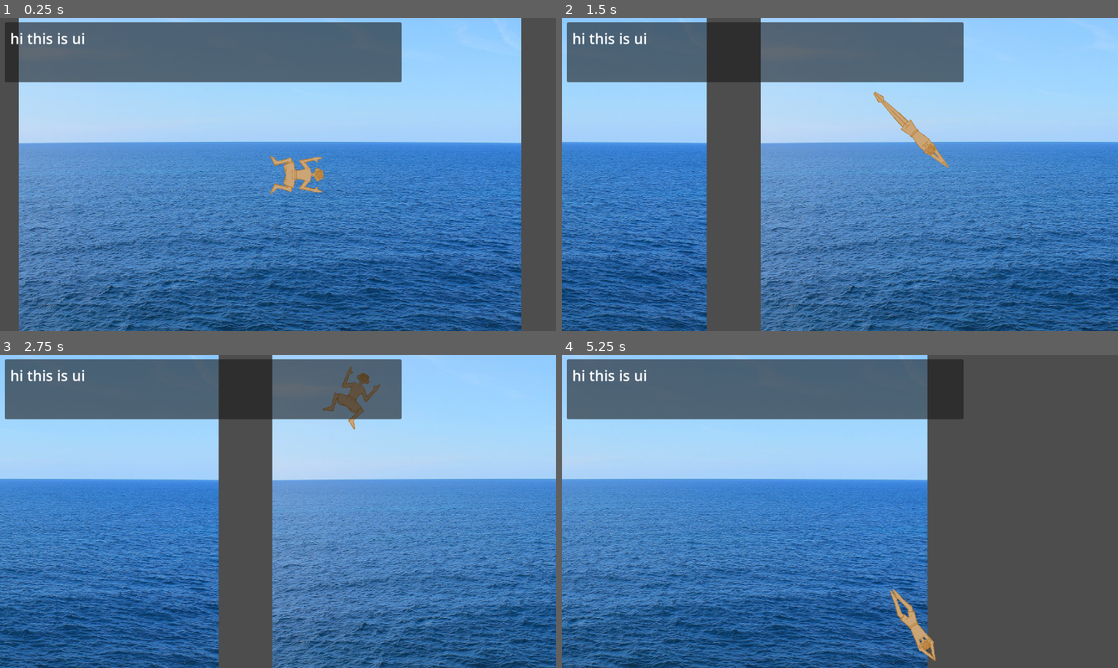
Above: before the commit, frames 1-4 (two rows, left to right).
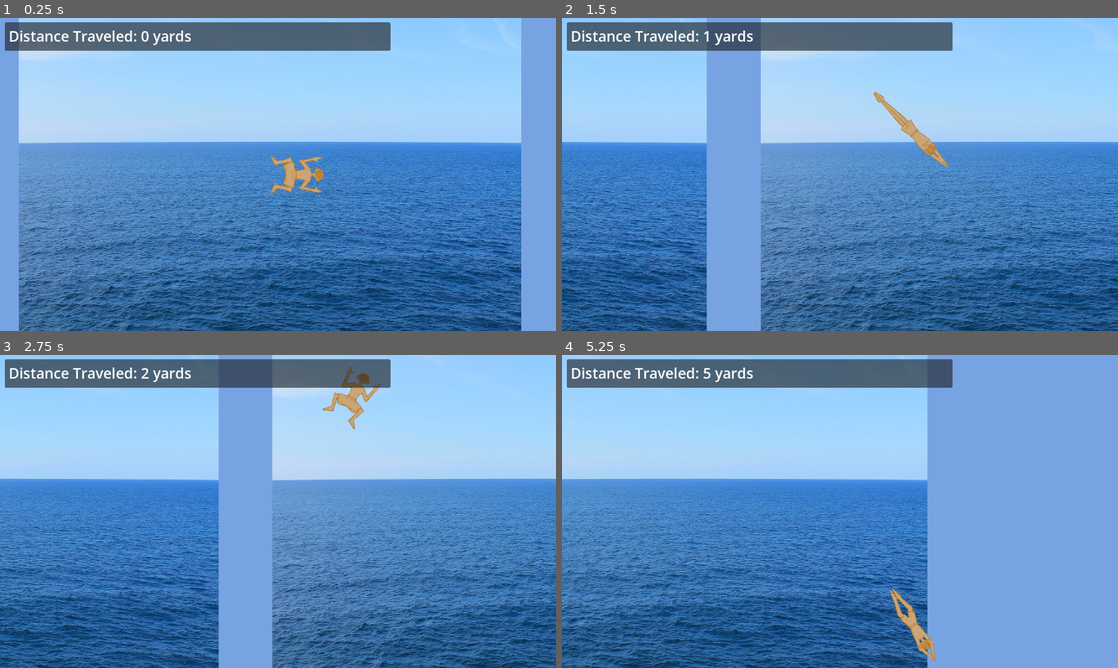
Above: after the commit, the same moments.

Repository: sophieTheProgrammer/microjam-island-61
Game: Godot game, scene res://scenes/game.tscn
Same seed, same stepped clock (60 frames per second), same inputs: the game is played once before the commit and once after it.
Inputs (mouse positions are in pixels of both pictures, inside the frame that each line leads up to):
- Up to frame 1 (0.25 s): no input
- Up to frame 2 (1.5 s): tap Enter (ui_accept) at 0.5, 0.77 s; move the mouse to (962, 158) at 0.52 s; hold Up (up) 0.53-1.28 s; click (962, 158) at 0.6 s; move the mouse to (728, 190) at 1.27 s; hold Down (down) from 1.28 s (still down); click (728, 190) at 1.35 s
- Up to frame 3 (2.75 s): tap Enter (ui_accept) at 1.52 s; move the mouse to (333, 442) at 2.02 s; release Down (down) at 2.03 s; hold Up (up) from 2.03 s (still down); click (333, 442) at 2.1 s
- Up to frame 4 (5.25 s): move the mouse to (812, 574) at 2.77 s; click (812, 574) at 2.85 s; tap Enter (ui_accept) at 3.02, 3.77, 4.52 s; move the mouse to (1006, 558) at 3.52 s; release Up (up) at 3.53 s; hold Down (down) from 3.53 s (still down); click (1006, 558) at 3.6 s; move the mouse to (673, 464) at 4.27 s; click (673, 464) at 4.35 s; move the mouse to (867, 511) at 5.02 s; click (867, 511) at 5.1 s

The runs differ from the first frame. In frame 1, 17% of the frame differs, in the area x 0-100%, y 0-100%; in frame 2, 17%; in frame 3, 17%; in frame 4, 41%.

Commit message:
ui shtuffs

Diff:
--- a/project.godot
+++ b/project.godot
@@ -36,6 +36,18 @@
 "events": [Object(InputEventMouseButton,"resource_local_to_scene":false,"resource_name":"","device":-1,"window_id":0,"a …(253 unchanged characters)…
 ]
 }
+Up={
+"deadzone": 0.2,
+"events": [Object(InputEventKey,"resource_local_to_scene":false,"resource_name":"","device":-1,"window_id":0,"alt_pressed":false,"shift_pressed":false,"ctrl_pressed":false,"meta_pressed":false,"pressed":false,"keycode":0,"physical_keycode":4194320,"key_label":0,"unicode":0,"location":0,"echo":false,"script":null)
+, Object(InputEventKey,"resource_local_to_scene":false,"resource_name":"","device":-1,"window_id":0,"alt_pressed":false,"shift_pressed":false,"ctrl_pressed":false,"meta_pressed":false,"pressed":false,"keycode":0,"physical_keycode":87,"key_label":0,"unicode":119,"location":0,"echo":false,"script":null)
+]
+}
+Down={
+"deadzone": 0.2,
+"events": [Object(InputEventKey,"resource_local_to_scene":false,"resource_name":"","device":-1,"window_id":0,"alt_pressed":false,"shift_pressed":false,"ctrl_pressed":false,"meta_pressed":false,"pressed":false,"keycode":0,"physical_keycode":4194322,"key_label":0,"unicode":0,"location":0,"echo":false,"script":null)
+, Object(InputEventKey,"resource_local_to_scene":false,"resource_name":"","device":-1,"window_id":0,"alt_pressed":false,"shift_pressed":false,"ctrl_pressed":false,"meta_pressed":false,"pressed":false,"keycode":0,"physical_keycode":83,"key_label":0,"unicode":115,"location":0,"echo":false,"script":null)
+]
+}
 up={
 "deadzone": 0.2,
 "events": [Object(InputEventKey,"resource_local_to_scene":false,"resource_name":"","device":-1,"window_id":0,"alt_press …(195 unchanged characters)…
@@ -43,18 +55,6 @@
 ]
 }
 down={
-"deadzone": 0.2,
-"events": [Object(InputEventKey,"resource_local_to_scene":false,"resource_name":"","device":-1,"window_id":0,"alt_pressed":false,"shift_pressed":false,"ctrl_pressed":false,"meta_pressed":false,"pressed":false,"keycode":0,"physical_keycode":4194322,"key_label":0,"unicode":0,"location":0,"echo":false,"script":null)
-, Object(InputEventKey,"resource_local_to_scene":false,"resource_name":"","device":-1,"window_id":0,"alt_pressed":false,"shift_pressed":false,"ctrl_pressed":false,"meta_pressed":false,"pressed":false,"keycode":0,"physical_keycode":83,"key_label":0,"unicode":115,"location":0,"echo":false,"script":null)
-]
-}
-Up={
-"deadzone": 0.2,
-"events": [Object(InputEventKey,"resource_local_to_scene":false,"resource_name":"","device":-1,"window_id":0,"alt_pressed":false,"shift_pressed":false,"ctrl_pressed":false,"meta_pressed":false,"pressed":false,"keycode":0,"physical_keycode":4194320,"key_label":0,"unicode":0,"location":0,"echo":false,"script":null)
-, Object(InputEventKey,"resource_local_to_scene":false,"resource_name":"","device":-1,"window_id":0,"alt_pressed":false,"shift_pressed":false,"ctrl_pressed":false,"meta_pressed":false,"pressed":false,"keycode":0,"physical_keycode":87,"key_label":0,"unicode":119,"location":0,"echo":false,"script":null)
-]
-}
-Down={
 "deadzone": 0.2,
 "events": [Object(InputEventKey,"resource_local_to_scene":false,"resource_name":"","device":-1,"window_id":0,"alt_press …(195 unchanged characters)…
 , Object(InputEventKey,"resource_local_to_scene":false,"resource_name":"","device":-1,"window_id":0,"alt_pressed":false …(183 unchanged characters)…
@@ -70,3 +70,4 @@
 rendering_device/driver.windows="d3d12"
 renderer/rendering_method="gl_compatibility"
 renderer/rendering_method.mobile="gl_compatibility"
+environment/defaults/default_clear_color=Color(0.47058824, 0.6392157, 0.8901961, 1)
--- a/scenes/ui.tscn
+++ b/scenes/ui.tscn
@@ -1,18 +1,21 @@
 [gd_scene format=3 uid="uid://d13baxhqbwdm6"]
 
+[ext_resource type="Script" uid="uid://dvfollc7hi2ef" path="res://scripts/ui.gd" id="1_nt7q6"]
+
 [node name="Ui" type="CanvasLayer" unique_id=340363726]
+script = ExtResource("1_nt7q6")
 
 [node name="Panel" type="Panel" parent="." unique_id=1760701443]
 offset_left = 10.0
 offset_top = 9.0
-offset_right = 832.0
-offset_bottom = 133.0
+offset_right = 809.0
+offset_bottom = 68.0
 
-[node name="RichTextLabel" type="RichTextLabel" parent="." unique_id=679238702]
-offset_left = 21.0
-offset_top = 21.0
-offset_right = 812.0
-offset_bottom = 117.0
+[node name="Distance" type="RichTextLabel" parent="." unique_id=679238702]
+offset_left = 18.0
+offset_top = 16.0
+offset_right = 809.0
+offset_bottom = 61.0
 size_flags_horizontal = 0
 size_flags_vertical = 8
-text = "hi this is ui"
+text = "Distance Traveled: "
--- a/scripts/chunk.tscn
+++ /dev/null
@@ -1,13 +0,0 @@
-[gd_scene format=3 uid="uid://ddr7a0ukypedf"]
-
-[sub_resource type="SegmentShape2D" id="SegmentShape2D_h2h35"]
-a = Vector2(246, -75)
-b = Vector2(252, 242)
-
-[node name="chunk" type="Node2D" unique_id=709913294]
-
-[node name="Area2D" type="Area2D" parent="." unique_id=114175988]
-
-[node name="CollisionShape2D" type="CollisionShape2D" parent="Area2D" unique_id=1490499186]
-position = Vector2(110, 38)
-shape = SubResource("SegmentShape2D_h2h35")
--- a/scripts/global.gd
+++ b/scripts/global.gd
@@ -6,3 +6,4 @@
 const TUTORIAL = preload("res://scenes/cutscene_tutorial.tscn")
 
 @onready var viewport = get_viewport().get_visible_rect().size
+var score = 0
--- /dev/null
+++ b/scripts/ui.gd
@@ -0,0 +1,11 @@
+extends CanvasLayer
+@onready var distance: RichTextLabel = $Distance
+
+# Called when the node enters the scene tree for the first time.
+func _ready() -> void:
+	distance.text = "Distance Traveled: " + str(Global.score) + " yards"
+
+# Called every frame. 'delta' is the elapsed time since the previous frame.
+func _process(delta: float) -> void:
+	Global.score += delta
+	distance.text = "Distance Traveled: " + str(int(floor(Global.score))) + " yards"
Not shown, added: scripts/ui.gd.uid
